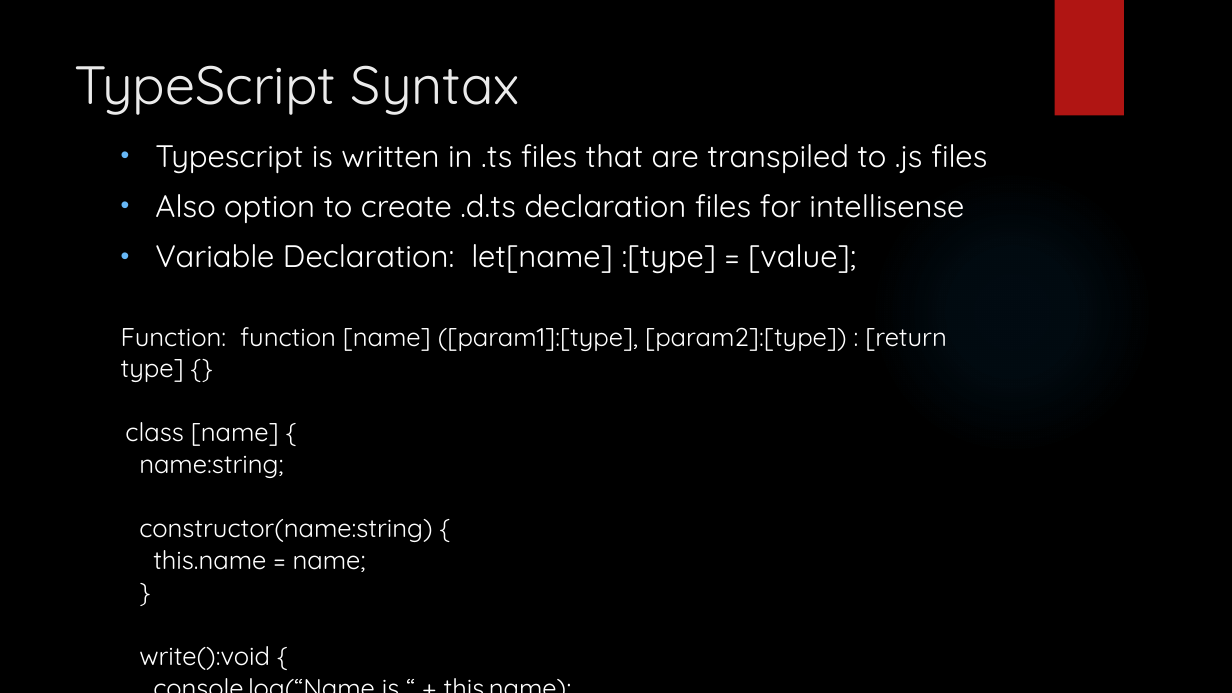
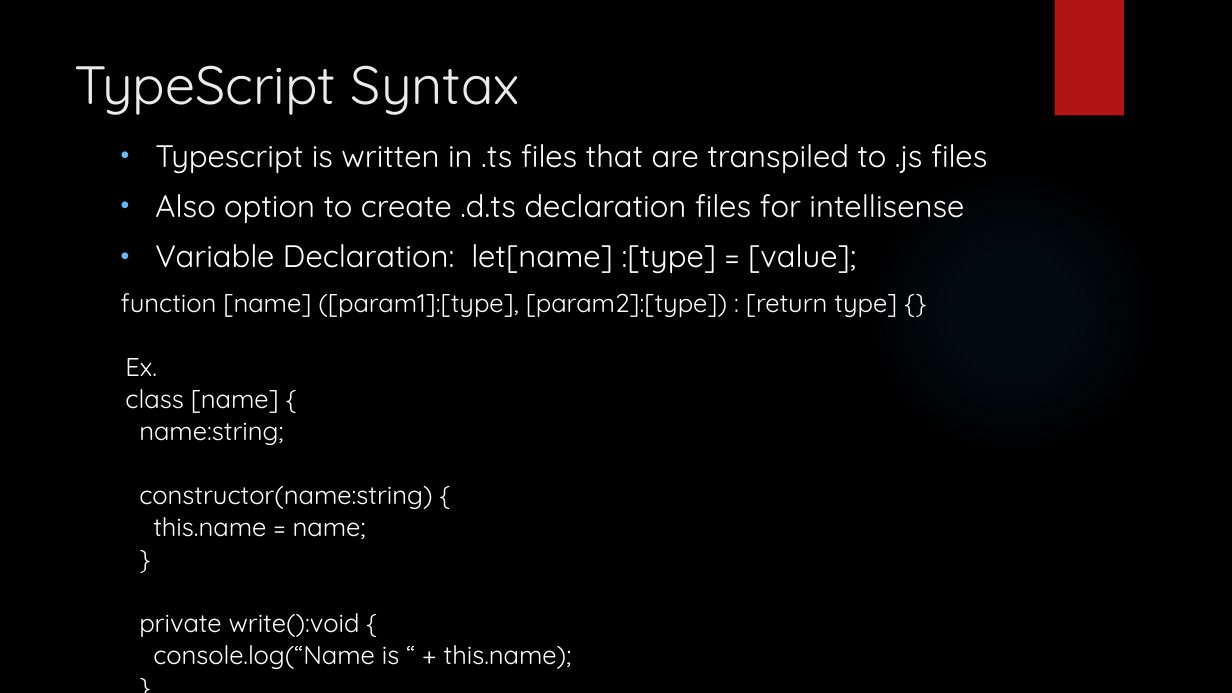
Before and after one commit to LogolsLLC/Logols-May2018, a slide deck: slide 27 of Slides/06_JavaScriptTypescript_TrainingPlan.pptx. Drawn at 1232x693 pixels with LibreOffice and Linux fonts; fonts in the diff are those of the drawing; background and template pictures are left out. Boxes give left, top, right and bottom in pixels: in the first picture for what was removed or moved away, otherwise in the second. Text is boxed around its words. In the diff, an @@ line names an element or a change of style, - is before the commit and + after.

```diff
--- a/Slides/06_JavaScriptTypescript_TrainingPlan.pptx
+++ b/Slides/06_JavaScriptTypescript_TrainingPlan.pptx
@@ text at bbox=[121, 293, 897, 376]: text changed @@
-Function: function [name] ([param1]:[type], [param2]:[type]) : [return type] {}
+function [name] ([param1]:[type], [param2]:[type]) : [return type] {}
+Ex.
@@ text at bbox=[139, 613, 360, 637]: text changed @@
-write():void {
+private write():void {
```
Also in this commit, not shown: 6 other slides changed, 9 other files.
